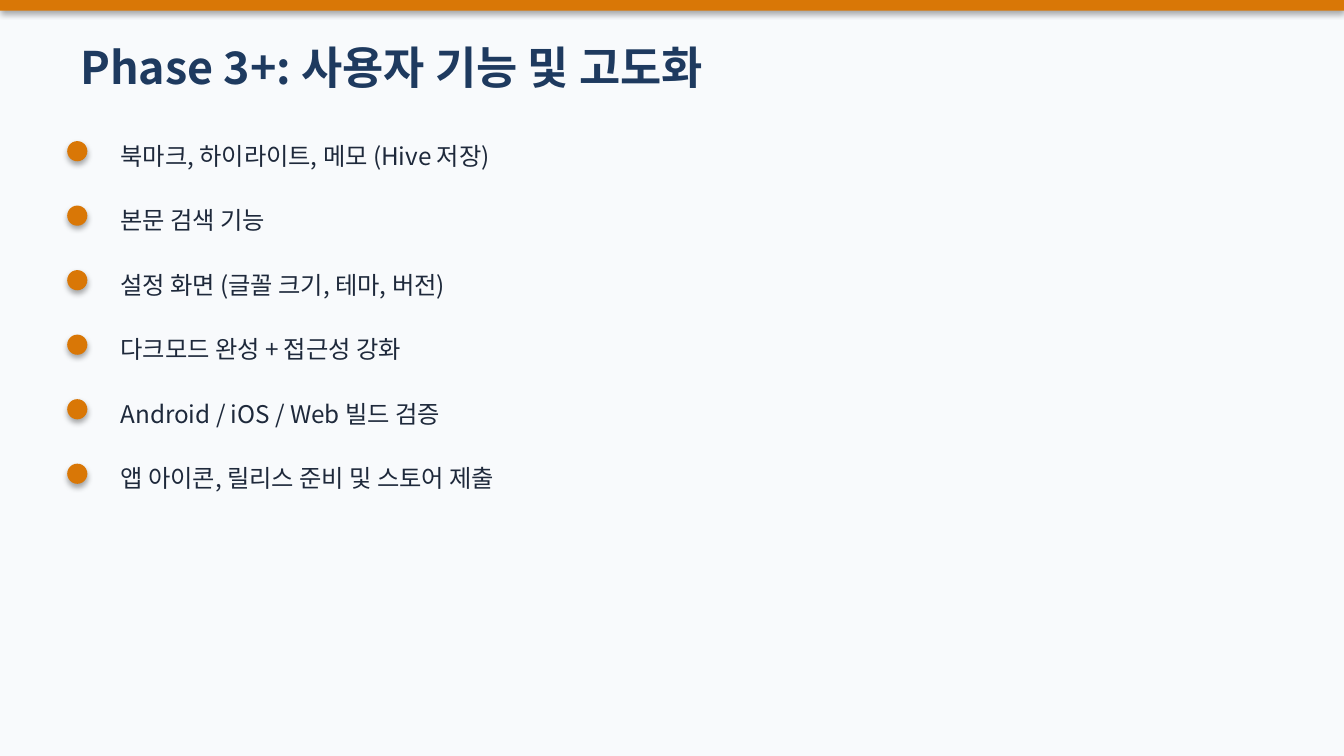
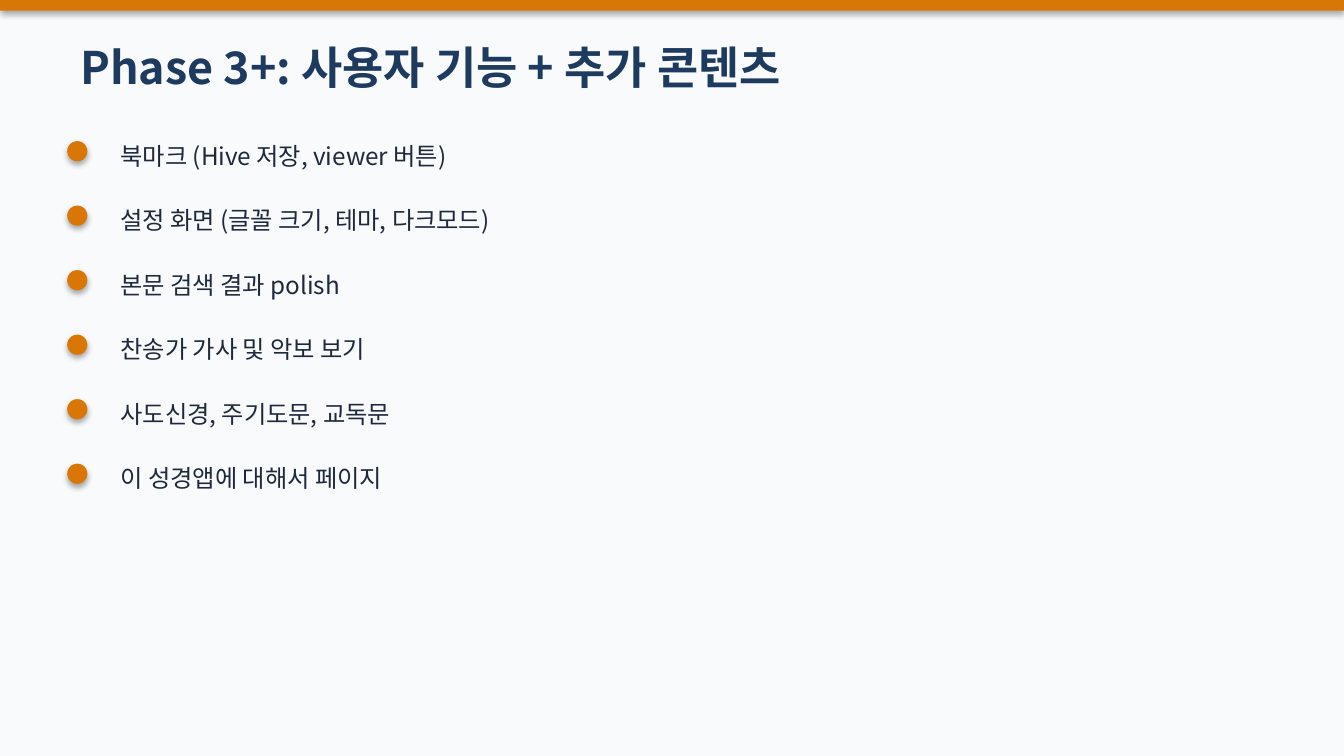
Before and after one commit to bcspl/korean-bible-app, a slide deck: slide 8 of docs/roadmap-pptx/Korean_Bible_App_Roadmap_및_작업제안_2026-06-27.pptx. Drawn at 1344x756 pixels with LibreOffice and Linux fonts; fonts in the diff are those of the drawing. Boxes give left, top, right and bottom in pixels: in the first picture for what was removed or moved away, otherwise in the second. Text is boxed around its words. In the diff, an @@ line names an element or a change of style, - is before the commit and + after.

Commit message:
docs: 프로젝트 범위 업데이트 - 메모 기능 삭제, 찬송가 가사 및 악보 / 사도신경 / 주기도문 / 교독문 / 이 성경앱에 대해서 추가. Phase 3~5 상세 태스크 세분화 (한글 행동형 <1d/<1w). roadmap-pptx skill 재실행 + dated PPTX 아카이브 (2026-06-27)

```diff
--- a/docs/roadmap-pptx/Korean_Bible_App_Roadmap_및_작업제안_2026-06-27.pptx
+++ b/docs/roadmap-pptx/Korean_Bible_App_Roadmap_및_작업제안_2026-06-27.pptx
@@ text at [80, 46, 781, 88]: text changed @@
-Phase 3+: 사용자 기능 및 고도화
+Phase 3+: 사용자 기능 + 추가 콘텐츠
@@ text at [121, 145, 447, 170]: text changed @@
-북마크, 하이라이트, 메모 (Hive 저장)
+북마크 (Hive 저장, viewer 버튼)
@@ text at [121, 209, 489, 234]: text changed @@
-본문 검색 기능
+설정 화면 (글꼴 크기, 테마, 다크모드)
@@ text at [121, 274, 339, 300]: text changed @@
-설정 화면 (글꼴 크기, 테마, 버전)
+본문 검색 결과 polish
@@ text at [121, 338, 366, 360]: text changed @@
-다크모드 완성 + 접근성 강화
+찬송가 가사 및 악보 보기
@@ text at [121, 403, 390, 428]: text changed @@
-Android / iOS / Web 빌드 검증
+사도신경, 주기도문, 교독문
@@ text at [121, 467, 382, 489]: text changed @@
-앱 아이콘, 릴리스 준비 및 스토어 제출
+이 성경앱에 대해서 페이지
```
Also in this commit, not shown: 3 other slides changed, 3 other files.
